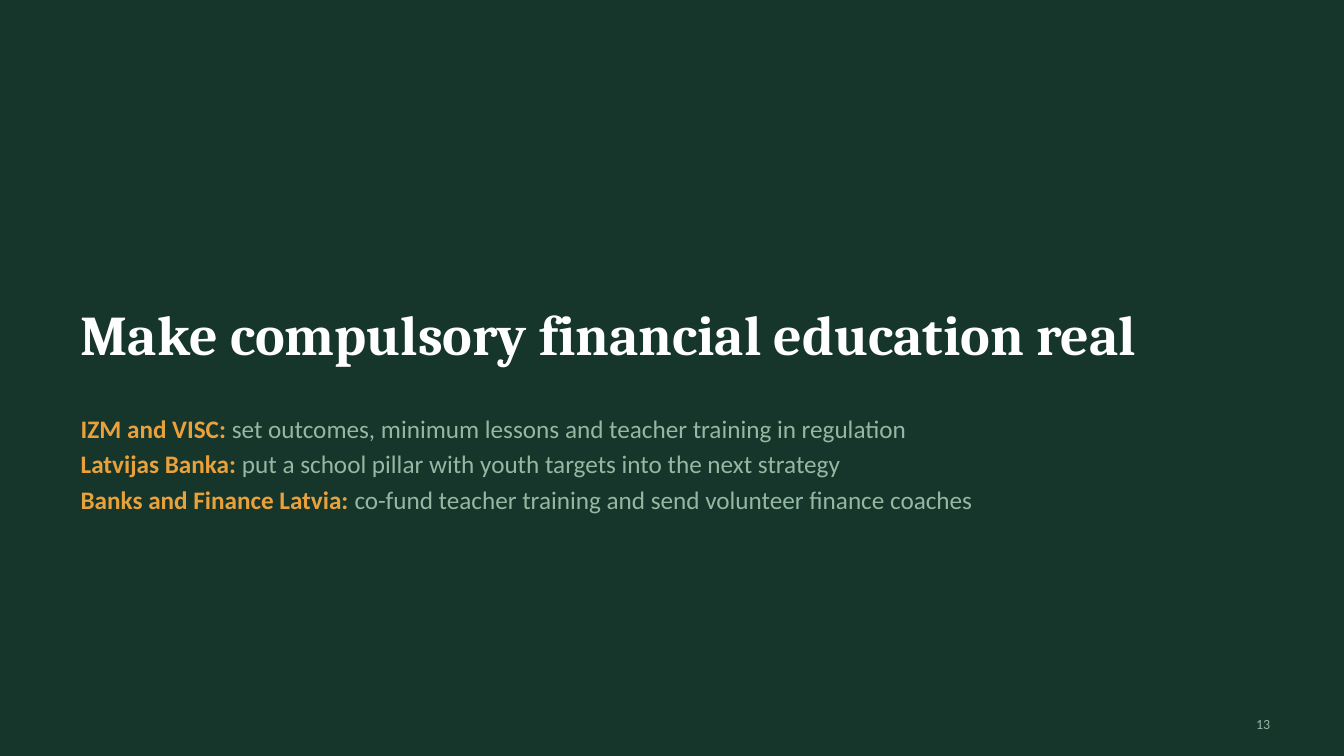
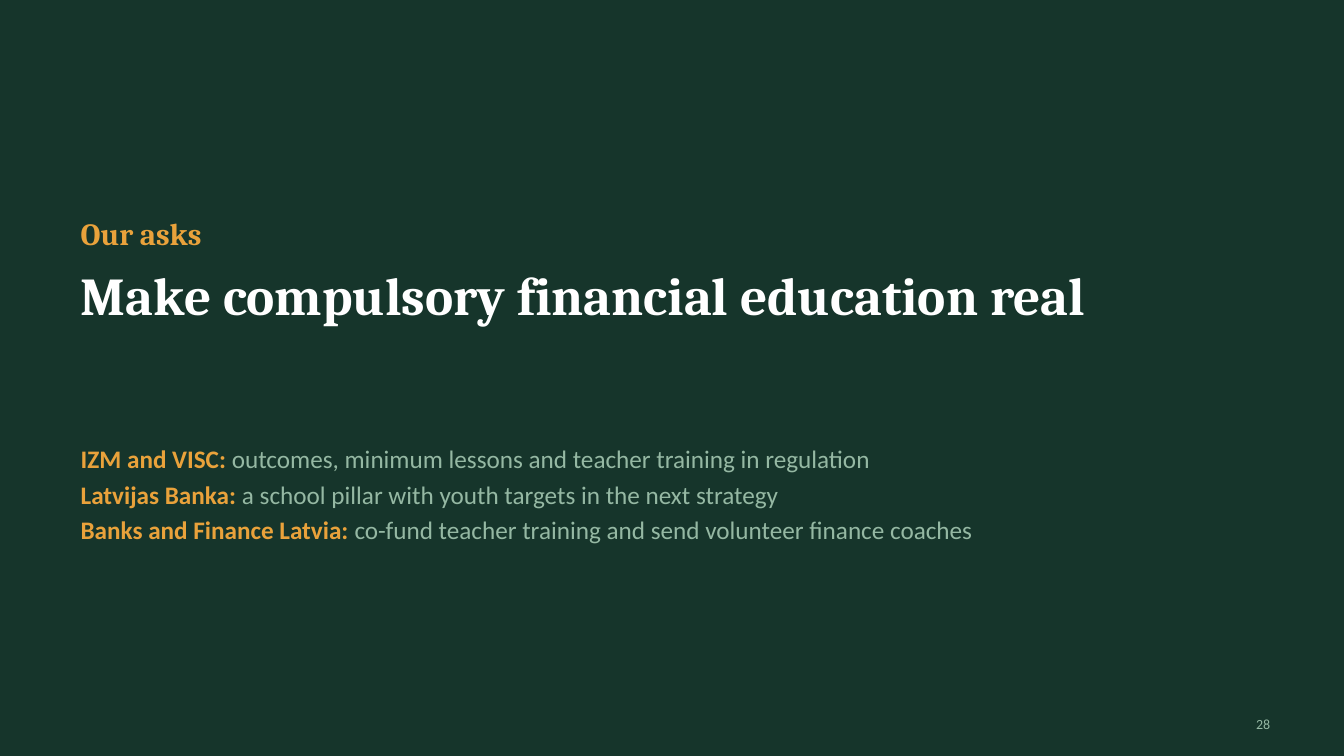
Before and after one commit to ArtisLV890/Elective-Impact-Making-for-the-Competitiveness-and-Data-Driven-Decisions-2026-2027, a slide deck: slide 28 of financial-literacy/presentation/Financial literacy in Latvia - presentation.pptx (slide 13 before the commit). Drawn at 1344x756 pixels with LibreOffice and Linux fonts; fonts in the diff are those of the drawing. Boxes give left, top, right and bottom in pixels: in the first picture for what was removed or moved away, otherwise in the second. Text is boxed around its words. In the diff, an @@ line names an element or a change of style, - is before the commit and + after.

```diff
--- a/financial-literacy/presentation/Financial literacy in Latvia - presentation.pptx
+++ b/financial-literacy/presentation/Financial literacy in Latvia - presentation.pptx
@@ text added at bbox=[81, 223, 202, 246], 22 pt, text #E9A23B, bold @@
+Our asks
@@ title "Make compulsory financial education real" at bbox=[81, 277, 1085, 326]: size 40 to 38 pt; vertical alignment middle to top @@
@@ text "IZM and VISC: outcomes, minimum ...": place and size @@
-text "IZM and VISC: outcomes, minimum ..." at bbox=[81, 420, 972, 513]
+text "IZM and VISC: outcomes, minimum ..." at bbox=[81, 450, 972, 543]
@@ text at bbox=[81, 450, 869, 509]: text changed @@
-IZM and VISC: set outcomes, minimum lessons and teacher training in regulation
-Latvijas Banka: put a school pillar with youth targets into the next strategy
+IZM and VISC: outcomes, minimum lessons and teacher training in regulation
+Latvijas Banka: a school pillar with youth targets in the next strategy
@@ page number at bbox=[1256, 719, 1270, 729]: text changed @@
-13
+28
```
Also in this commit, not shown: 17 other slides changed, 15 slides added, 3 slides removed, 3 other files.
